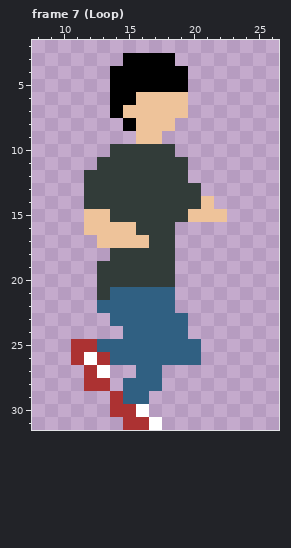
One commit to this pixel-art file: Ready-Run/Assets/Images/Player/PlayerAnim.aseprite. That is the earlier state.
32x32 pixels, 7 frames. Shown: frame 7 (Loop): x 8..26, y 2..31. The commit also changed other frames, which this record leaves out.
The result:
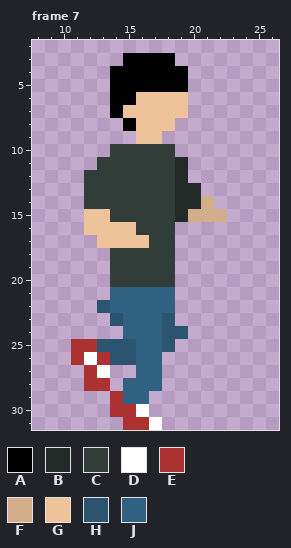
Palette (. is transparent): A #000000  B #222927  C #323c39  D #ffffff  E #ac3232  F #d4ad8a  G #eec39a  H #2a5470  J #306082
What changed:
Frame 7:
The edit turns colour C into colour B in rows 11 to 12 at x 19; in rows 13 to 14 at x 19 to 20; in row 15 at x 19.
The edit turns colour G into colour F in row 14 at x 21; in row 15 at x 20 to 22.
The edit turns colour J into colour H in row 22 at x 13; in row 23 at x 14 and 18; in row 24 at x 18 to 19; in row 25 at x 13 to 15 and 18; in row 26 at x 14 to 15.
Colour C is removed in rows 19 to 21 at x 13.
Colour J is removed in row 23 at x 19; in row 25 at x 19 to 20; in row 26 at x 18 to 20.
Pixel boxes of the changes (left, top, right, bottom) in both pictures:
changed: (175, 157, 227, 222)
changed: (97, 261, 201, 365)
